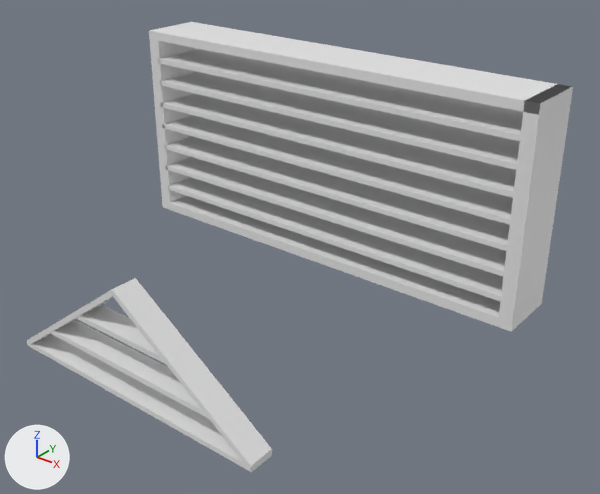
The FBX model Library Escape/Assets/Models/bookshelfSCALETEST.fbx as it was, and as the next commit left it.
Both versions are drawn from a camera (50 mm lens) standing at (4.9, -10.55, 5.83) and looking at (-1.62, -2.4, 0.78). The lights are fixed; the arrows at lower left show +X, +Y and +Z. Where no turn or scale is listed for an object, it has been applied to the vertices.
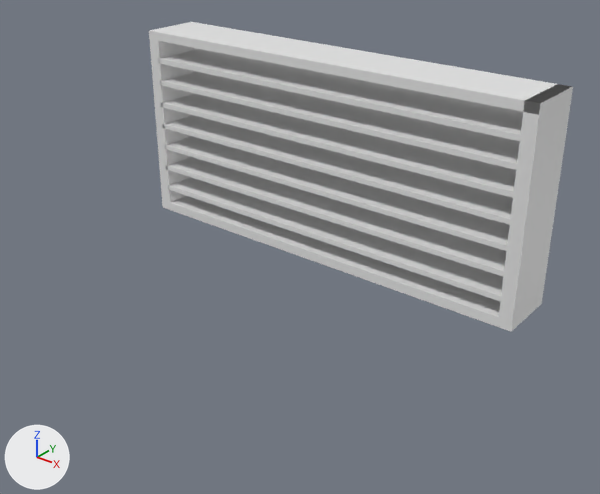
What differs and where, as boxes [x1, y1, x2, y2] in the pictures (600 x 494 px):
'Cube.001', deleted
    before: [27, 278, 272, 472]
'Cube.002', deleted
    before: [29, 334, 249, 471]
'Cube.003', deleted
    before: [51, 320, 209, 419]
'Cube.004', deleted
    before: [76, 305, 165, 363]

Patch to the scene script:
```diff
--- a/Library Escape/Assets/Models/bookshelfSCALETEST.fbx.py
+++ b/Library Escape/Assets/Models/bookshelfSCALETEST.fbx.py
@@ ob_cube_004 @@
-ob_cube_004 = bpy.data.objects.new('Cube.004', me_cube_004)
-ob_cube_004.location = (-1.92, -5.33, 0.86)
@@ ob_cube_002 @@
-ob_cube_002 = bpy.data.objects.new('Cube.002', me_cube_003)
-ob_cube_002.location = (-1.92, -5.33, 0.0)
@@ ob_cube_001 @@
-ob_cube_001 = bpy.data.objects.new('Cube.001', me_cube_002)
-ob_cube_001.location = (0.0, -5.3, 0.0)
@@ ob_cube_003 @@
-ob_cube_003 = bpy.data.objects.new('Cube.003', me_cube_001)
-ob_cube_003.location = (-1.92, -5.33, 0.41)
```
